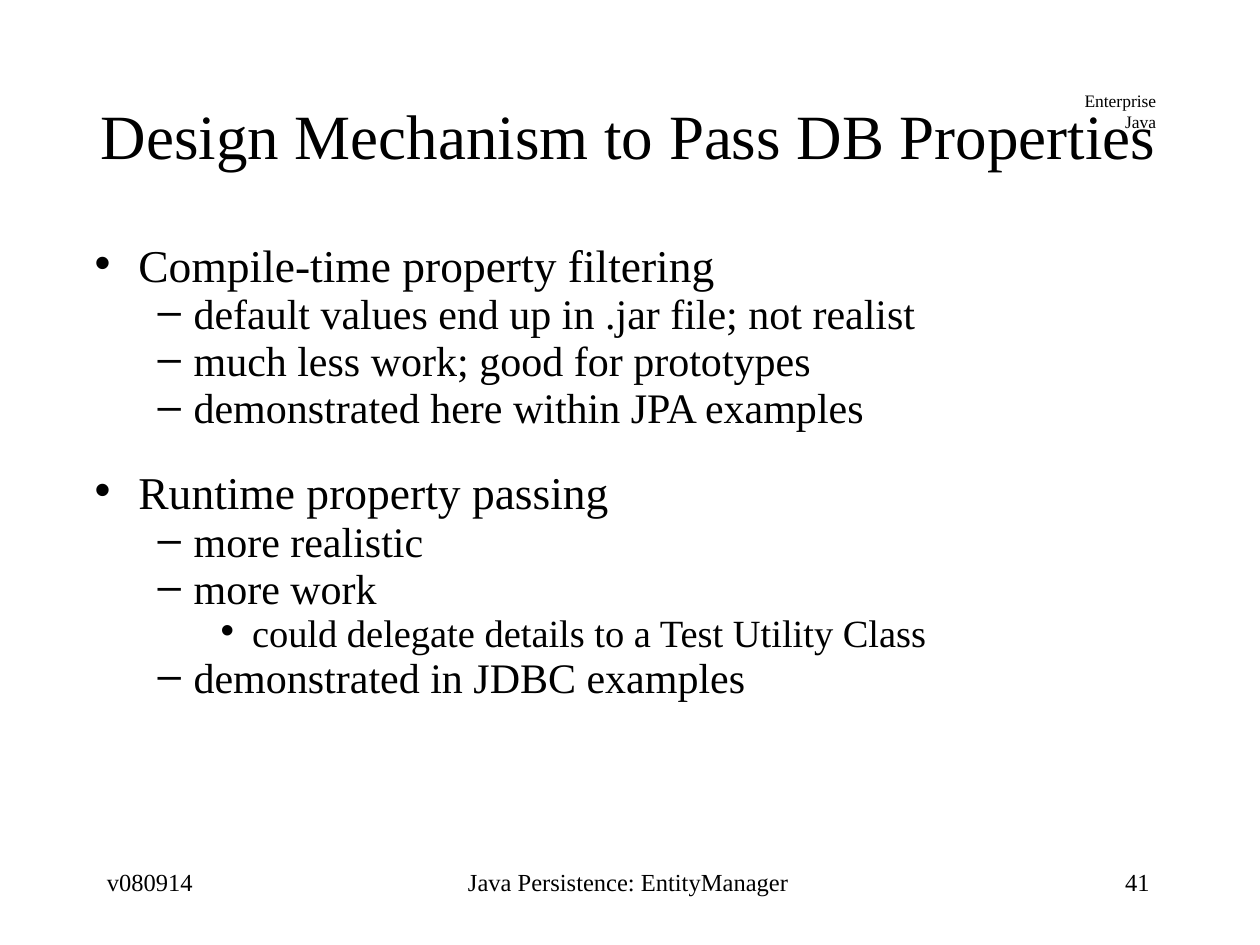
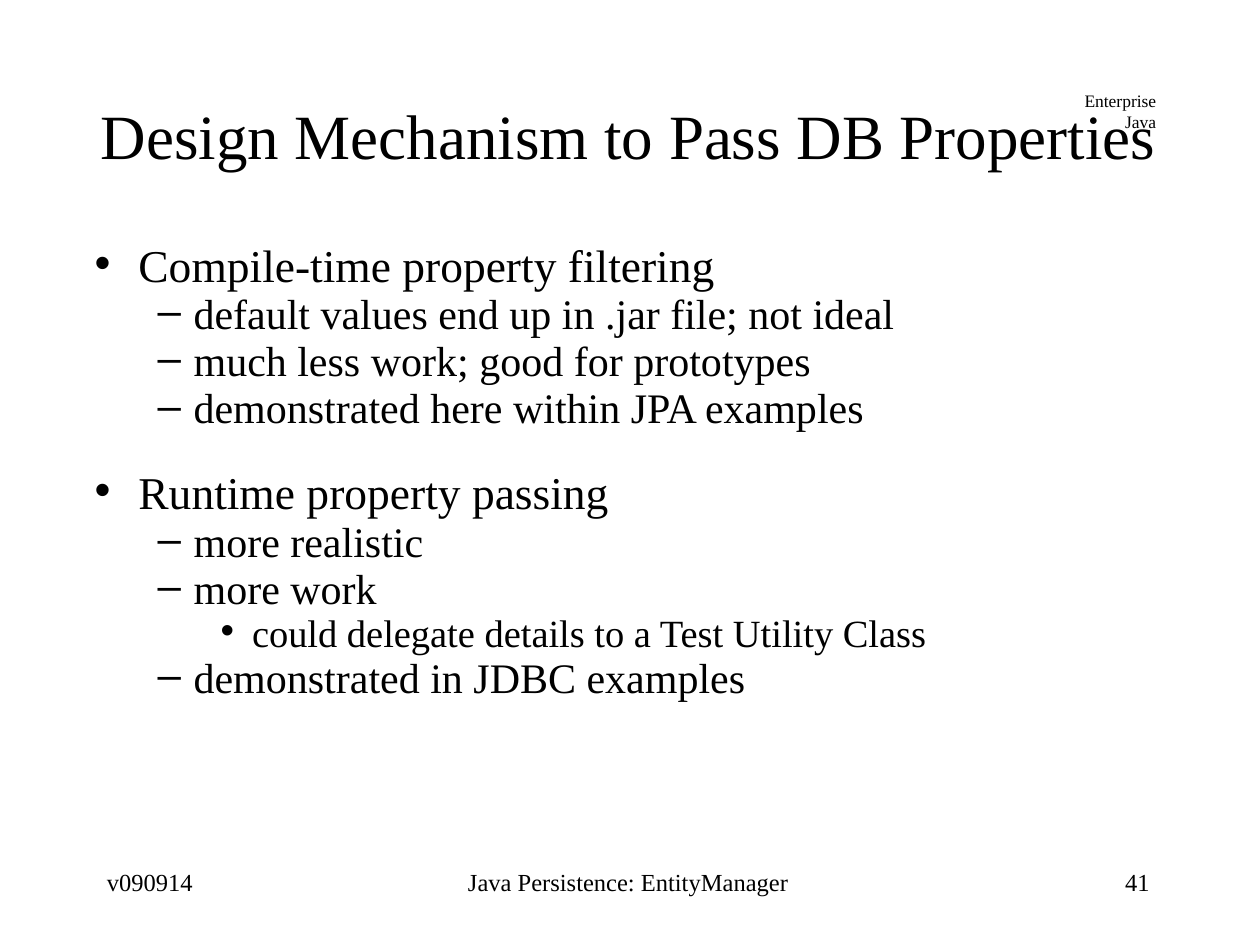
Before and after one commit to jcstaff/ejava-javaee, a slide deck: slide 41 of jpaDAO/src/site/resources/lectures/entityMgr.ppt. Drawn at 1260x945 pixels with LibreOffice and Linux fonts; fonts in the diff are those of the drawing. Boxes give left, top, right and bottom in pixels: in the first picture for what was removed or moved away, otherwise in the second. Text is boxed around its words. In the diff, an @@ line names an element or a change of style, - is before the commit and + after.

Commit message:
made pom.xml edits to slides

```diff
--- a/jpaDAO/src/site/resources/lectures/entityMgr.ppt
+++ b/jpaDAO/src/site/resources/lectures/entityMgr.ppt
@@ text at (x1=194, y1=299, x2=895, y2=338): text changed @@
-  – default values end up in .jar file; not realist
+  – default values end up in .jar file; not ideal
@@ text at (x1=107, y1=874, x2=193, y2=892): text changed @@
-v080914
+v090914
```
Also in this commit, not shown: 50 other slides changed, 1 other file.
